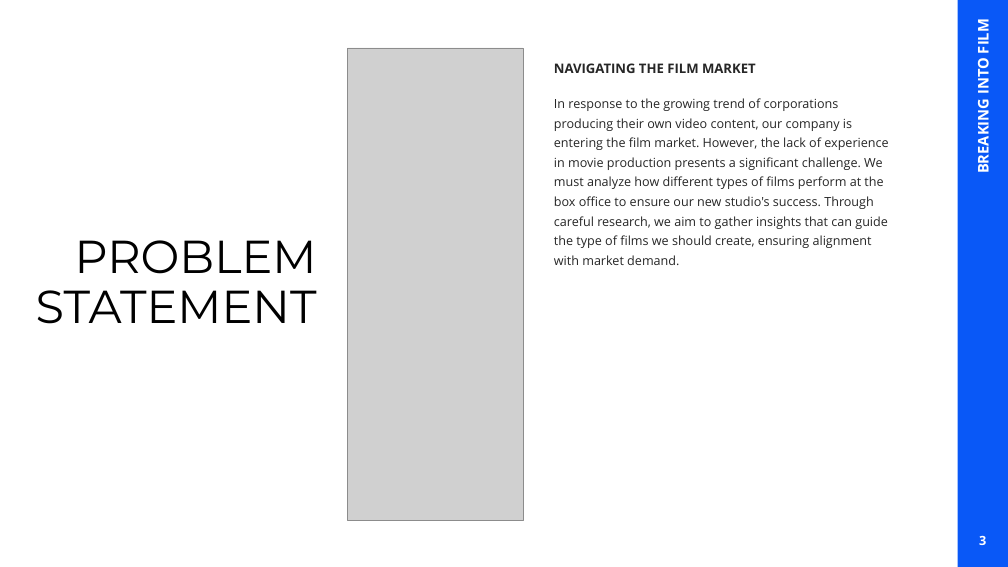
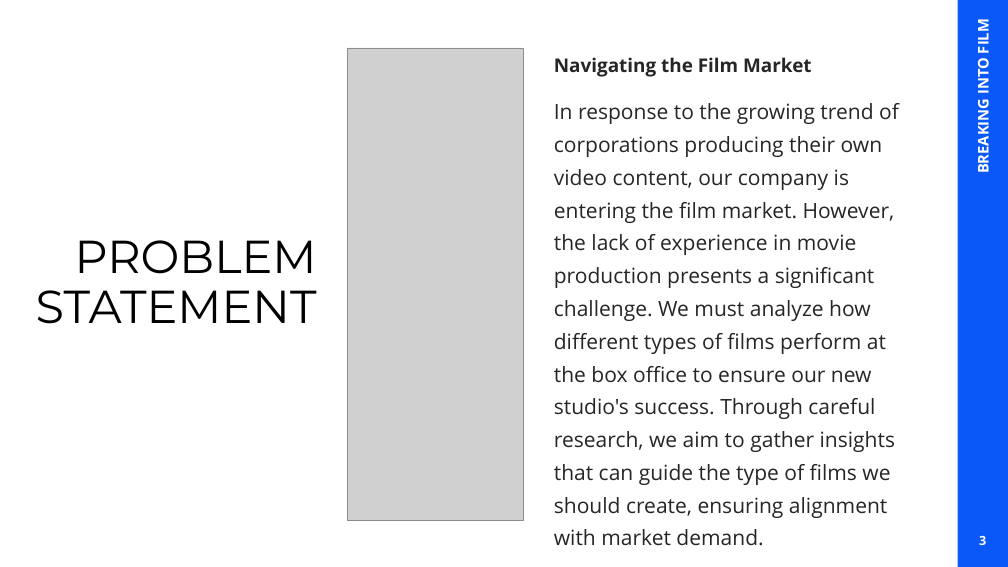
Before and after one commit to mikabenson/PHASE2_PROJECT-inferential-statistics-, a slide deck: slide 3 of Phase 2 Project_Group 5.pptx. Drawn at 1008x567 pixels with LibreOffice and Linux fonts; fonts in the diff are those of the drawing; grey boxes stand for pictures. Boxes give left, top, right and bottom in pixels: in the first picture for what was removed or moved away, otherwise in the second. Text is boxed around its words. In the diff, an @@ line names an element or a change of style, - is before the commit and + after.

```diff
--- a/Phase 2 Project_Group 5.pptx
+++ b/Phase 2 Project_Group 5.pptx
@@ text at (554,57,812,77): text changed; size 12.5 to 18 pt @@
-NAVIGATING THE FILM MARKET
+Navigating the Film Market
@@ text "In response to the growing ..." at (554,103,899,546): size 12 to 20 pt @@
```
Also in this commit, not shown: 13 other slides changed, 3 slides added, 1 slide removed, 2 other files.
